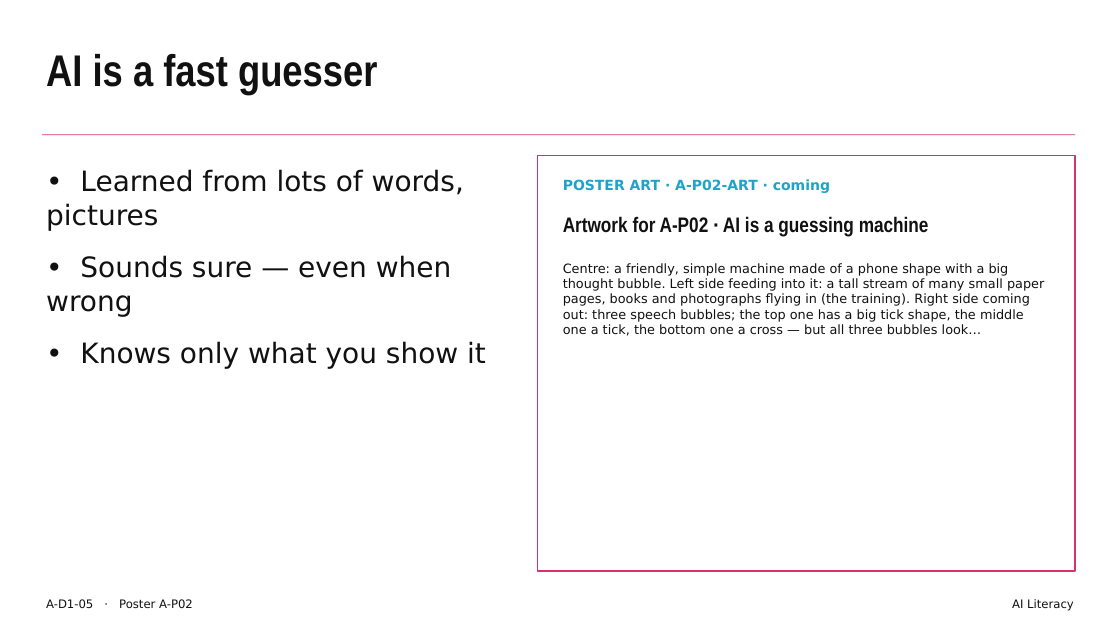
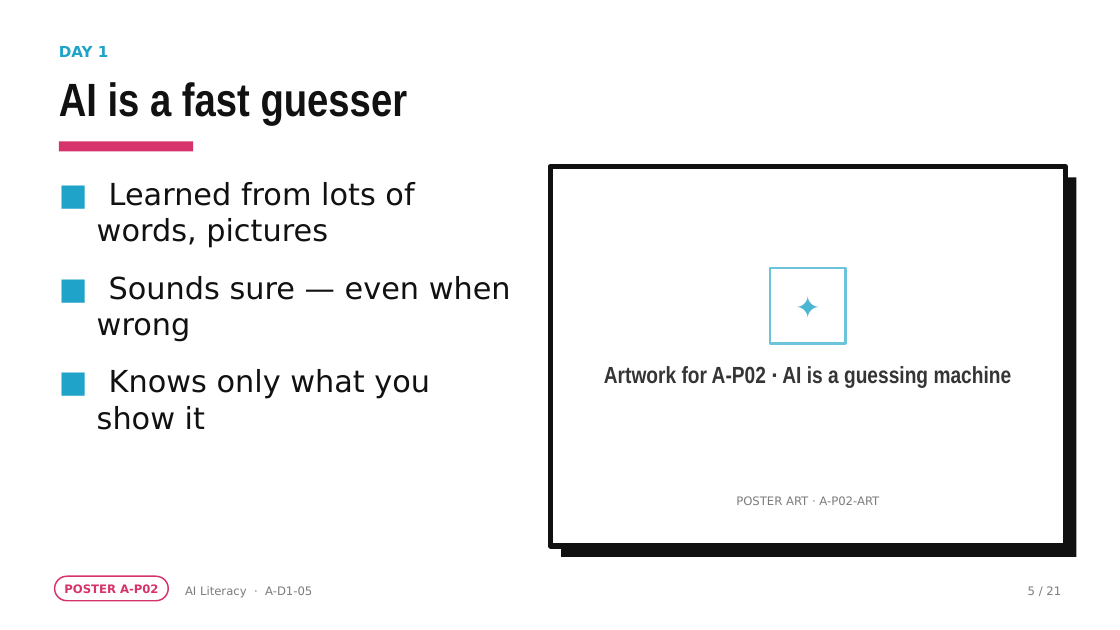
Before and after one commit to rorymclark-prog/ImbewuField, a slide deck: slide 5 of courses/build/ai-literacy/A-D1.pptx. Drawn at 1120x630 pixels with LibreOffice and Linux fonts; fonts in the diff are those of the drawing. Boxes give left, top, right and bottom in pixels: in the first picture for what was removed or moved away, otherwise in the second. Text is boxed around its words. In the diff, an @@ line names an element or a change of style, - is before the commit and + after.

```diff
--- a/courses/build/ai-literacy/A-D1.pptx
+++ b/courses/build/ai-literacy/A-D1.pptx
@@ text added at (x1=59, y1=46, x2=109, y2=57), 13 pt, text #1FA3C8, bold @@
+DAY 1
@@ text "AI is a fast guesser" moved from (x1=46, y1=54, x2=377, y2=94) to (x1=59, y1=82, x2=408, y2=125) @@
@@ text "AI is a fast guesser" at (x1=59, y1=82, x2=408, y2=125): size 38 to 40 pt; line spacing 1 to 0.95 @@
@@ rectangle removed at (x1=42, y1=134, x2=1075, y2=135) @@
@@ rectangle added at (x1=59, y1=141, x2=193, y2=151), fill #D6336C @@
@@ rectangle resized from (x1=538, y1=155, x2=1075, y2=571) to (x1=550, y1=166, x2=1065, y2=546) @@
@@ rectangle at (x1=550, y1=166, x2=1065, y2=546): outline #D6336C 1.25 pt to #111111 4.5 pt @@
@@ rectangle added at (x1=561, y1=177, x2=1076, y2=557), fill #111111 @@
@@ text at (x1=97, y1=182, x2=511, y2=430): text changed; size 24 to 26 pt @@
-• Learned from lots of words, pictures
-• Sounds sure — even when wrong
-• Knows only what you show it
+■ Learned from lots of words, pictures
+■ Sounds sure — even when wrong
+■ Knows only what you show it
@@ text removed at (x1=563, y1=263, x2=1044, y2=336) @@
-Centre: a friendly, simple machine made of a phone shape with a big thought bubble. Left side feeding into it: a tall stream of many small paper pages, books and photographs flying in (the training). Right side coming out: three speech bubbles; the top one has a big tick shape, the middle one a tick, the bottom one a cross — but all three bubbles look…
@@ rectangle added at (x1=770, y1=268, x2=846, y2=344), outline #6DC3DB 2 pt @@
@@ text added at (x1=770, y1=268, x2=846, y2=344), 26 pt, text #4CB5D3 @@
+✦
@@ text "Artwork for A-P02 · AI ..." moved from (x1=563, y1=216, x2=929, y2=237) to (x1=604, y1=366, x2=1012, y2=388) @@
@@ text "Artwork for A-P02 · AI ..." at (x1=604, y1=366, x2=1012, y2=388): size 18 to 20 pt, text colour #111111 to #353535; alignment left to centre @@
@@ text at (x1=736, y1=496, x2=879, y2=505): text changed; size 12 to 10 pt; text colour #1FA3C8 to #7C7C7C; bold off @@
-POSTER ART · A-P02-ART · coming
+POSTER ART · A-P02-ART
@@ rounded rectangle added at (x1=55, y1=576, x2=168, y2=601), outline #D6336C 1.25 pt @@
@@ text added at (x1=64, y1=584, x2=159, y2=593), 10 pt, text #D6336C, bold @@
+POSTER A-P02
@@ text "AI Literacy · A-D1-05" at (x1=185, y1=586, x2=312, y2=598): vertical alignment top to middle @@
@@ text at (x1=185, y1=586, x2=312, y2=598): text changed; text colour #111111 to #7C7C7C @@
-A-D1-05 · Poster A-P02
+AI Literacy · A-D1-05
@@ text removed at (x1=1012, y1=599, x2=1074, y2=611) @@
-AI Literacy
@@ text added at (x1=1028, y1=586, x2=1061, y2=595), 10 pt, text #7C7C7C @@
+5 / 21
```
Also in this commit, not shown: 20 other slides changed, 49 other files.
